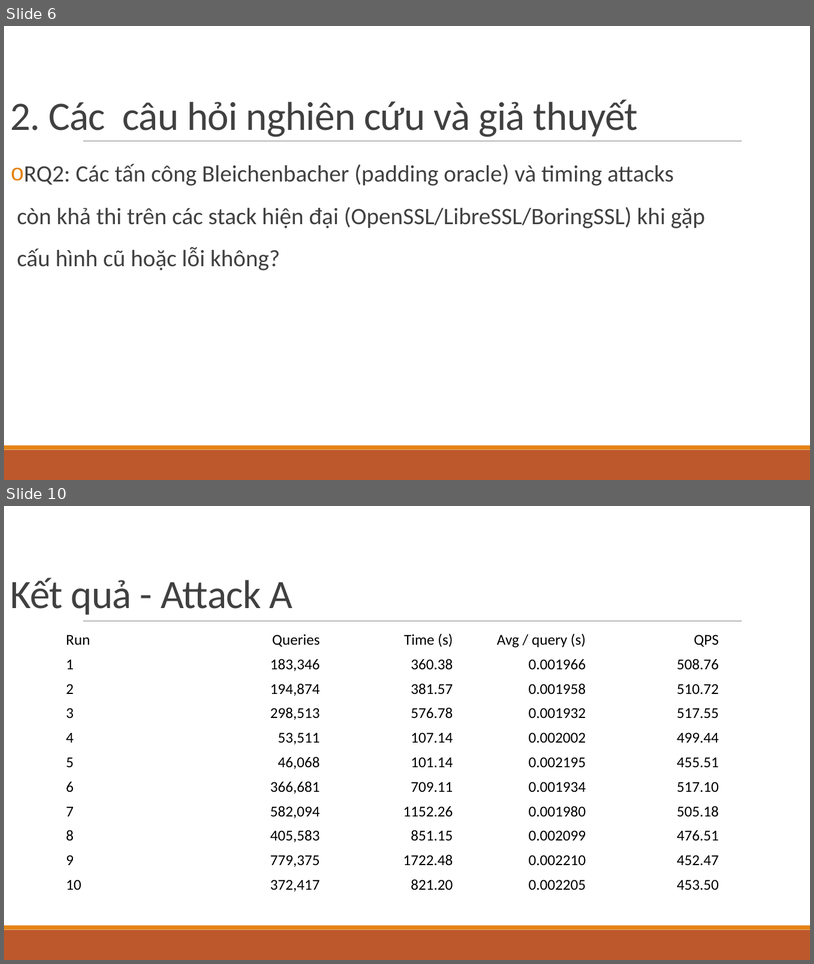
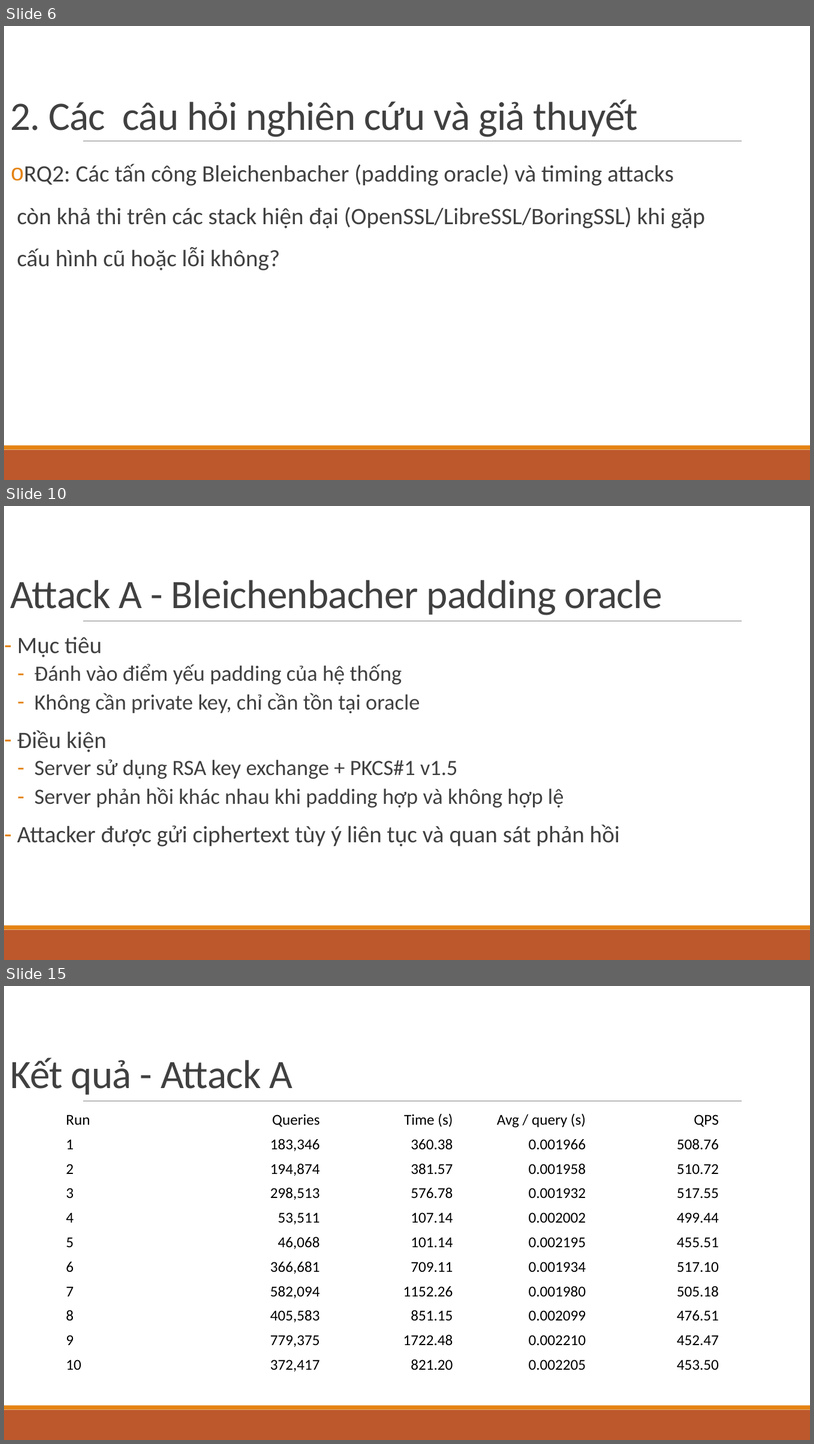
Before and after one commit to ken3k06/RSA-Based-Cryptography, a slide deck: Cryptanalysis on Asymmetric Ciphers — RSA & RSA.pptx. Shown one above the other, each under a label of ours: slides 6 and 10 before the commit, slides 6, 10 and 15 after it; the slides between them are not shown. The pictures are 814x964 and 814x1444 pixels, drawn with LibreOffice and Linux fonts; fonts in the diff are those of the drawing. Boxes give left, top, right and bottom in pixels: in the first picture for what was removed or moved away, otherwise in the second. Text is boxed around its words. In the diff, an @@ line names an element or a change of style, - is before the commit and + after.

```diff
--- a/Cryptanalysis on Asymmetric Ciphers — RSA & RSA.pptx
+++ b/Cryptanalysis on Asymmetric Ciphers — RSA & RSA.pptx
@@ slide 10 added at (4,506,810,960), background #FFFFFF; not listed: 3 template elements that a slide beside it also shows @@
@@ title added at (10,580,662,615), 48 pt, text #404040 @@
+Attack A - Bleichenbacher padding oracle
@@ text added at (17,637,620,846), 26 pt, text #404040 @@
+– Mục tiêu
+  – Đánh vào điểm yếu padding của hệ thống
+  – Không cần private key, chỉ cần tồn tại oracle
+– Điều kiện
+  – Server sử dụng RSA key exchange + PKCS#1 v1.5
+  – Server phản hồi khác nhau khi padding hợp và không hợp lệ
+– Attacker được gửi ciphertext tùy ý liên tục và quan sát phản hồi
@@ what was slide 10 is now slide 15 @@
```
Also in this commit, not shown: 7 slides changed, 11 other slides added, 1 slide removed, 7 other files.
